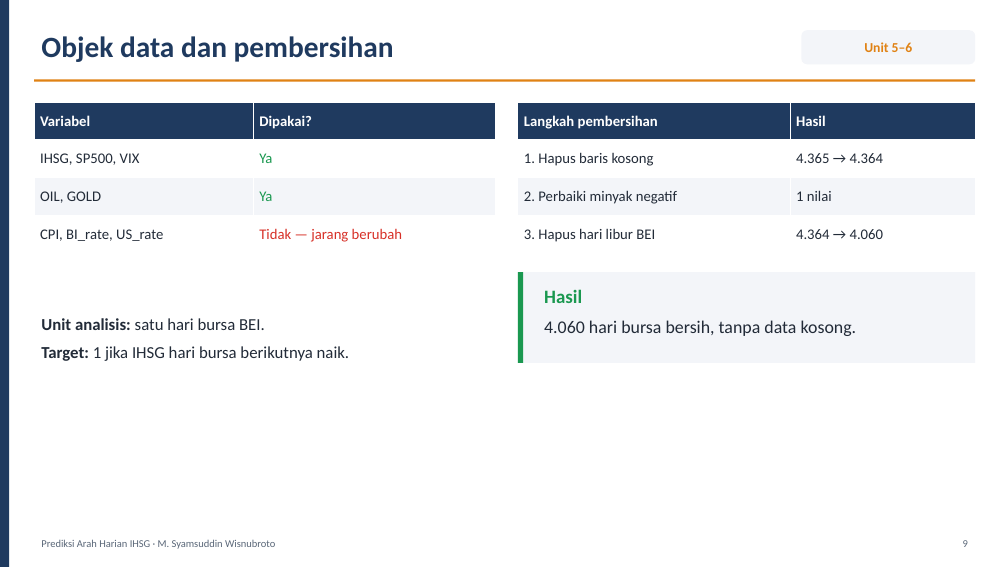
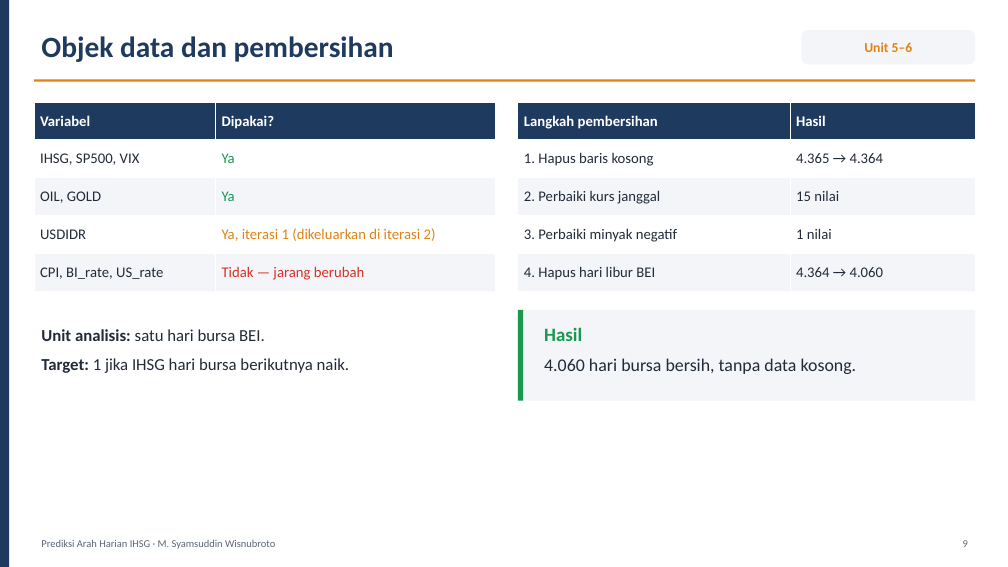
Before and after one commit to syamsuddinexcellent/portfolio-ilmuwan-data, a slide deck: slide 9 of presentation/Presentasi_Ilmuwan_Data_Syamsuddin_Wisnubroto.pptx. Drawn at 1008x567 pixels with LibreOffice and Linux fonts; fonts in the diff are those of the drawing. Boxes give left, top, right and bottom in pixels: in the first picture for what was removed or moved away, otherwise in the second. Text is boxed around its words. In the diff, an @@ line names an element or a change of style, - is before the commit and + after.

```diff
--- a/presentation/Presentasi_Ilmuwan_Data_Syamsuddin_Wisnubroto.pptx
+++ b/presentation/Presentasi_Ilmuwan_Data_Syamsuddin_Wisnubroto.pptx
@@ table at (34,102,495,291) @@
+row 4: USDIDR | Ya, iterasi 1 (dikeluarkan di iterasi 2)
@@ table at (518,102,975,291) @@
-row 3: 2. Perbaiki minyak negatif | 1 nilai
-row 4: 3. Hapus hari libur BEI | 4.364 → 4.060
+row 3: 2. Perbaiki kurs janggal | 15 nilai
+row 4: 3. Perbaiki minyak negatif | 1 nilai
+row 5: 4. Hapus hari libur BEI | 4.364 → 4.060
@@ text "Unit analisis: satu hari bursa ...": place and size @@
-text "Unit analisis: satu hari bursa ..." at (41,318,350,361)
+text "Unit analisis: satu hari bursa ..." at (41,329,350,373)
@@ 2 rectangles, 1 text: place and size @@
-2 rectangles, 1 text at (518,272,975,363)
+2 rectangles, 1 text at (518,310,975,401)
```
Also in this commit, not shown: 9 other slides changed, 32 other files.
